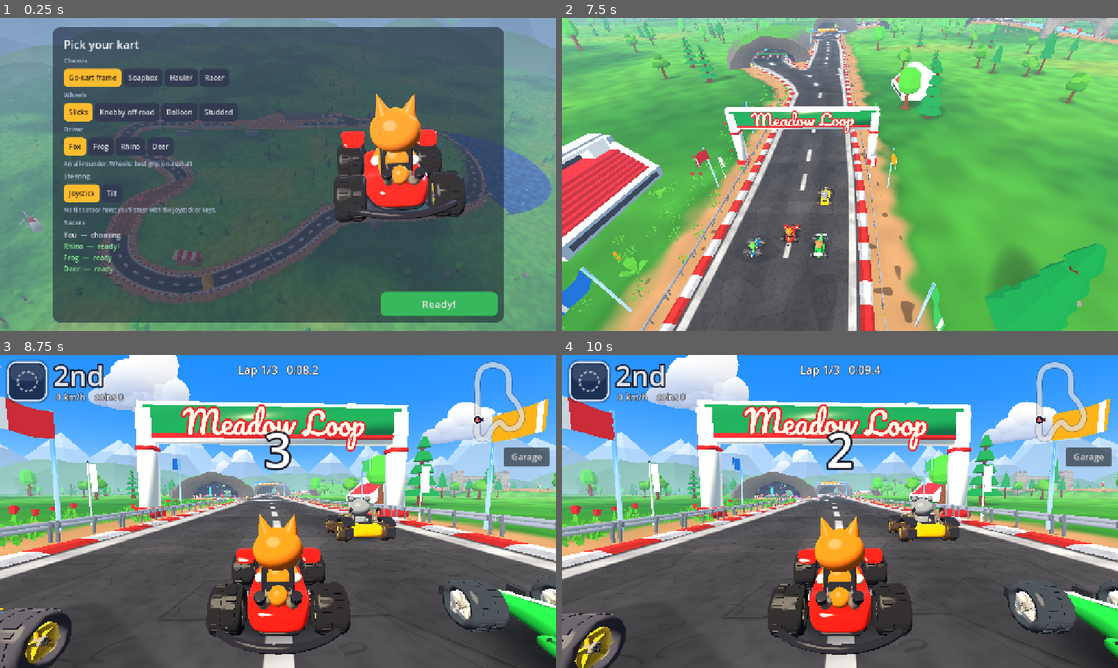
Above: before the commit, frames 1-4 (two rows, left to right).
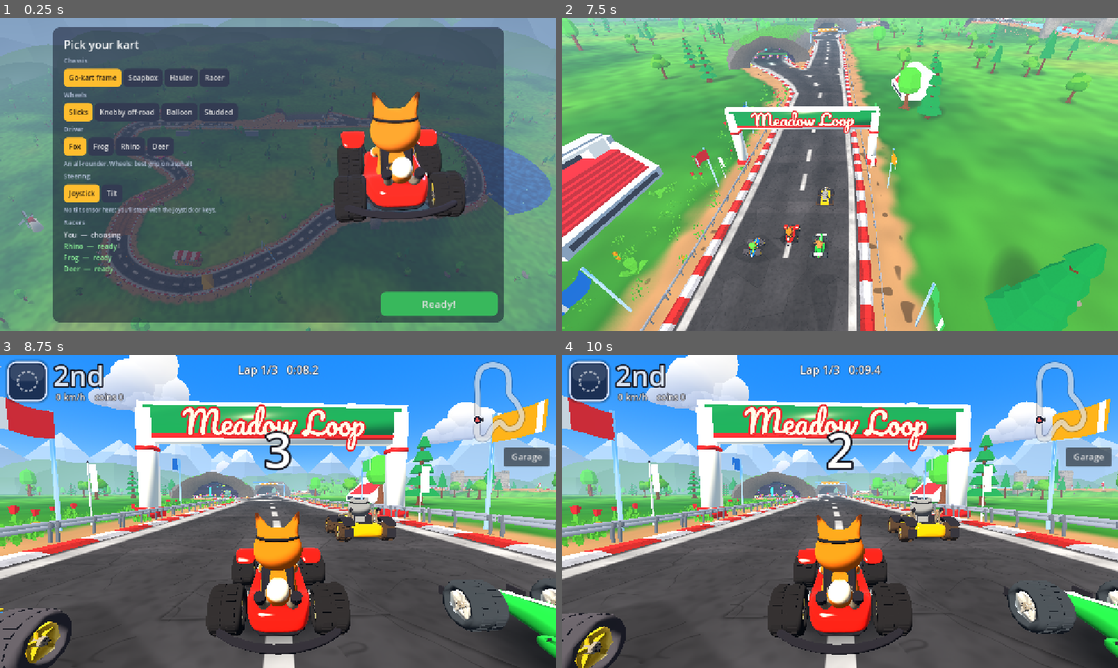
Above: after the commit, the same moments.

Repository: lukechn99/games
Game: Godot game, scene res://scenes/main.tscn
Same seed, same stepped clock (60 frames per second), same inputs: the game is played once before the commit and once after it.
Inputs (mouse positions are in pixels of both pictures, inside the frame that each line leads up to):
- Up to frame 1 (0.25 s): no input
- Up to frame 2 (7.5 s): click "Ready!" at 0.5 s; tap Enter at 1.25, 4.35 s; move the mouse to (962, 158) at 1.27 s; hold D (steer_right) 1.28-2 s; hold Shift (drift) 1.28-2 s; click (962, 158) at 1.42 s; tap Space at 1.52, 4.52 s; drag from (728, 190) to (812, 237) at 2.02 s; move the mouse to (895, 105) at 2.77 s; hold D (steer_right) 2.78-3.5 s; hold W (gas) 2.78-3.5 s; tap Shift (drift) at 3.05 s; drag from (812, 237) to (673, 127) at 3.52 s; move the mouse to (1006, 221) at 4.27 s; hold A (steer_left) 4.28-5 s; hold Shift (drift) 4.28-5 s; tap R (respawn) at 4.9 s; drag from (673, 127) to (756, 96) at 5.02 s; move the mouse to (867, 174) at 5.77 s; hold S (brake) 5.78-6.5 s; hold Shift (drift) 5.78-6.5 s; click (867, 174) at 5.92 s; drag from (756, 96) to (728, 190) at 6.52 s; move the mouse to (962, 158) at 7.27 s; hold Up from 7.28 s (still down); hold W (gas) from 7.28 s (still down)
- Up to frame 3 (8.75 s): tap Space at 7.52 s; tap Shift (drift) at 7.55 s; release Up at 8 s; release W (gas) at 8 s; drag from (166, 527) to (250, 574) at 8.02 s
- Up to frame 4 (10 s): move the mouse to (895, 442) at 8.77 s; hold S (brake) 8.78-9.5 s; hold Shift (drift) 8.78-9.5 s; tap Enter at 8.85 s; drag from (812, 574) to (673, 464) at 9.52 s

The runs differ from the first frame. In frame 1, 1.2% of the frame differs, in the area x 60-83%, y 23-64%; in frame 2, 0.1%; in frame 3, 1.6%, in the area x 0-99%, y 45-94%; in frame 4, 1.5%.

Commit message:
Drivers sculpted in Blender: smooth-joined animals with a racer's glare
tools/blender/drivers.py builds the fox, frog, rhino and deer from soft
primitives (ellipsoids, capsules, tapered cones) as distance fields joined
with a smooth union, then marching cubes: ears, muzzles, horns and arms
grow out of the head and body with rounded fillets instead of shapes
stuck together. Colour patches (belly, muzzle, inner ears, ear tips, tail
tip) are painted into the vertex colours with baked occlusion.

Less cute, more competitive: narrowed eyes under heavy lids and a hard
brow, one sharp glint, a smirk, no blush, longer muzzles on the fox and
deer, and racing goggles pushed up on the forehead (the frog wears a
headband). The fox's tail and the deer's antlers are separate so they
still wobble; seated and standing (lobby) bodies are both included.
About 6.5k triangles per driver in a race.

Fur and other matte parts lose their gloss in the kart shader.

Co-Authored-By: Claude Opus 5.5 <noreply@anthropic.com>
Claude-Session: https://claude.ai/code/session_01KfLUHNsrhXFzoqocSTpJTD

Diff:
--- a/racing/scripts/kart/kart_visual.gd
+++ b/racing/scripts/kart/kart_visual.gd
@@ -710,7 +710,9 @@
 		for k in v.size():
 			verts.append(xf * v[k])
 			normals.append((nb * n[k]).normalized())
-			if ao.size() == v.size():
+			if ao.size() == v.size() and mi.has_meta("vcol"):
+				colors.append(ao[k].linear_to_srgb())   # painted (and shaded) in Blender
+			elif ao.size() == v.size():
 				var o := lerpf(AO_FLOOR, 1.0, smoothstep(0.0, 0.75, ao[k].r))   # only real creases darken
 				colors.append(Color(c.r * o, c.g * o, c.b * o, c.a))
 			else:
@@ -774,10 +776,71 @@
 	_build_driver(0.42, Vector3.ONE, 0.0, false)
 	var d := kart.driver
 	var body_c: Color = d["body"]
-	for side in [-1.0, 1.0]:
+	for side in ([] if DRIVER_MODELS.has(kart.driver_id) else [-1.0, 1.0]):
 		_mesh(_capsule(0.1, 0.5), body_c, _driver, Vector3(0.13 * side, -0.18, 0))
 		_mesh(_sphere(0.11), body_c.darkened(0.15), _driver, Vector3(0.13 * side, -0.42, -0.06), Vector3(1.0, 0.6, 1.4))
 	_merge_all()
+
+
+## Drivers sculpted in Blender (tools/blender/drivers.py): one smooth
+## surface for the body and one for the head, painted in their vertex
+## colours, plus small separate pieces (eyes, lids, brows, goggles) and the
+## parts that wobble (the fox's tail, the deer's antlers).
+const DRIVER_MODELS := {
+	"fox": "res://assets/models/driver_fox.glb",
+	"frog": "res://assets/models/driver_frog.glb",
+	"rhino": "res://assets/models/driver_rhino.glb",
+	"deer": "res://assets/models/driver_deer.glb",
+}
+const HEAD_PIVOT := Vector3(0, 0.72, 0)
+
+
+func _build_driver_model(path: String, seated: bool) -> void:
+	_torso = Node3D.new()
+	_driver.add_child(_torso)
+	_head = Node3D.new()
+	_head.position = HEAD_PIVOT
+	_torso.add_child(_head)
+	var to_head := Transform3D(Basis.IDENTITY, -HEAD_PIVOT)
+	var keep := _finish
+	for part in _model_parts(path):
+		var name: String = part[0]
+		var mesh: Mesh = part[1]
+		var xf: Transform3D = part[2]
+		_finish = Palette.Finish.MATTE
+		if name.begins_with("Body_"):
+			if name.begins_with("Body_seated") != seated:
+				continue
+			var mi := _mesh(mesh, Color.WHITE, _torso)
+			mi.transform = xf
+			mi.set_meta("vcol", true)
+		elif name.begins_with("Head"):
+			var mi := _mesh(mesh, Color.WHITE, _head)
+			mi.transform = to_head * xf
+			mi.set_meta("vcol", true)
+		elif name.begins_with("Tail") or name.begins_with("Antler"):
+			var parent := _torso if name.begins_with("Tail") else _head
+			var pivot := Node3D.new()
+			pivot.position = xf.origin if parent == _torso else (to_head * xf).origin
+			pivot.set_meta("base_rot", Vector3.ZERO)
+			parent.add_child(pivot)
+			var mi := _mesh(mesh, Color.WHITE, pivot)
+			mi.basis = xf.basis
+			mi.set_meta("vcol", true)
+			_wobbly.append(pivot)
+			_wobble_vel.append(Vector2.ZERO)
+			_wobble_pos.append(Vector2.ZERO)
+		else:
+			# Small pieces keep the colour they were given in Blender.
+			var mat := mesh.surface_get_material(0) as StandardMaterial3D
+			var col := mat.albedo_color if mat else Color(0.1, 0.1, 0.1)
+			if name.begins_with("Eye") or name.begins_with("Nose") or name.begins_with("Lens"):
+				_finish = Palette.Finish.PAINT
+			elif name.begins_with("Rim"):
+				_finish = Palette.Finish.METAL
+			var mi := _mesh(mesh, col, _head)
+			mi.transform = to_head * xf
+	_finish = keep
 
 
 func _build_driver(seat_y: float, size: Vector3, seat_z: float, seated := true) -> void:
@@ -789,6 +852,9 @@
 	_driver.position = Vector3(0, seat_y, seat_z)
 	_driver.scale = Vector3.ONE * s
 	add_child(_driver)
+	if DRIVER_MODELS.has(kart.driver_id) and ResourceLoader.exists(DRIVER_MODELS[kart.driver_id]):
+		_build_driver_model(DRIVER_MODELS[kart.driver_id], seated)
+		return
 
 	# Cute, not realistic (design doc 5.4): a big round head on a small
 	# body, big glossy eyes with a sparkle, pink cheeks, a little snout and
--- a/racing/scripts/track/palette.gd
+++ b/racing/scripts/track/palette.gd
@@ -164,8 +164,9 @@
 		Finish.PAINT:
 			m.set_shader_parameter("gloss", 0.6)
 		_:
-			m.set_shader_parameter("gloss", 0.08)
-			m.set_shader_parameter("rim_amt", 0.18)
+			# Fur, rubber, cloth: no gloss at all (fur looked shiny).
+			m.set_shader_parameter("gloss", 0.0)
+			m.set_shader_parameter("rim_amt", 0.12)
 	_cache[key] = m
 	return m
 
Binary file added: racing/assets/models/driver_deer.glb
Binary file added: racing/assets/models/driver_fox.glb
Binary file added: racing/assets/models/driver_frog.glb
Binary file added: racing/assets/models/driver_rhino.glb
